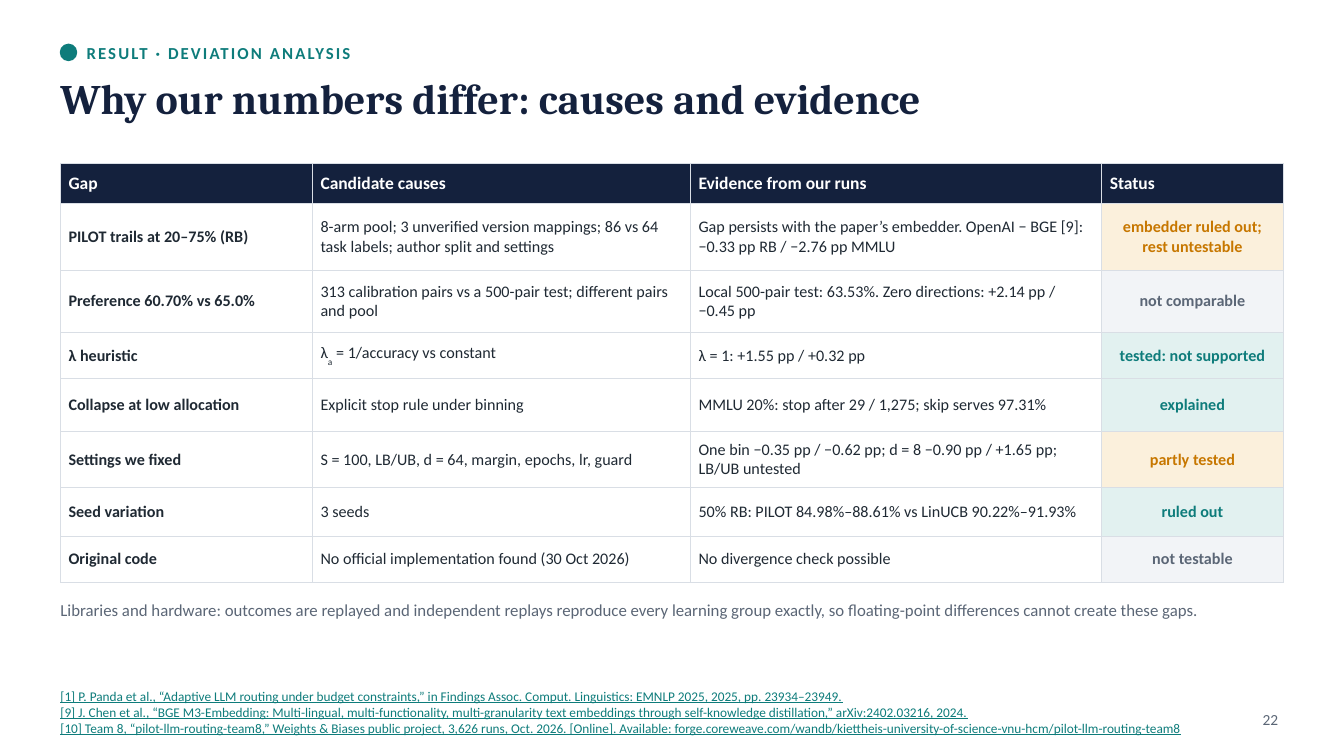
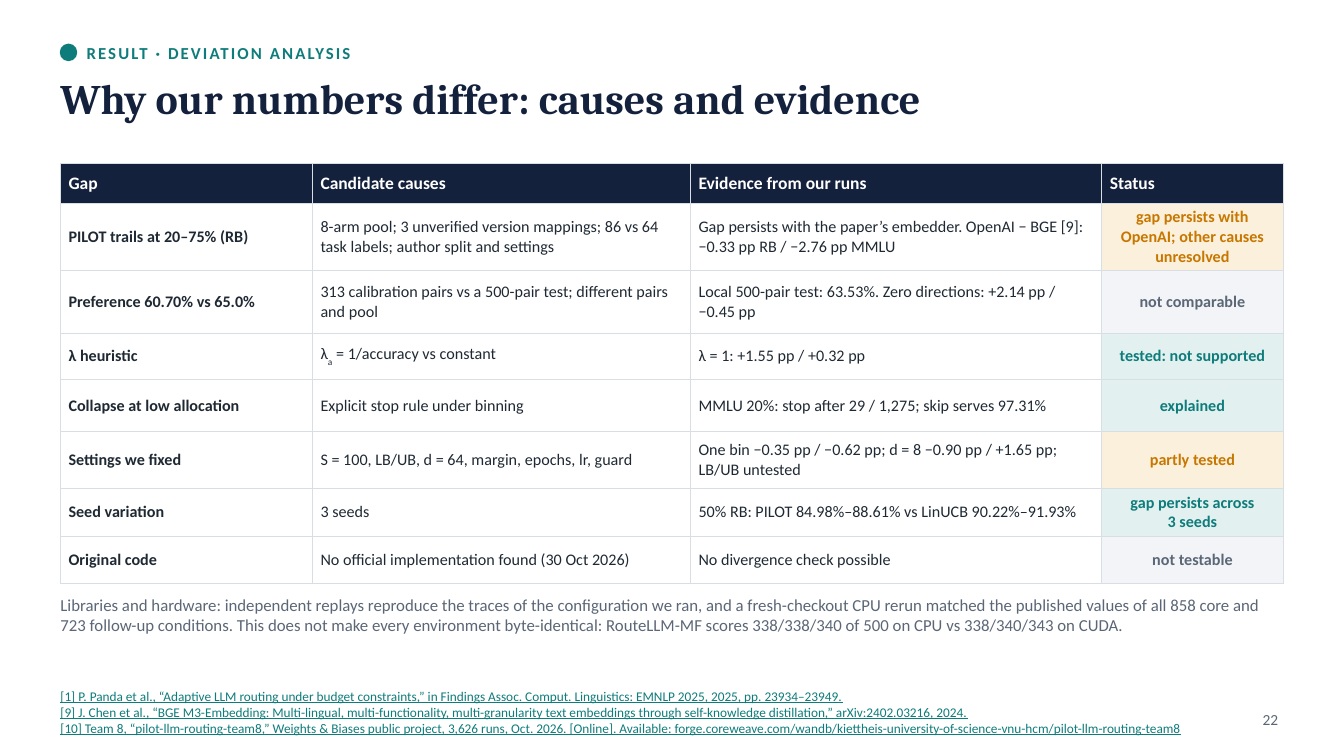
Before and after one commit to kiettheis0702/pilot-llm-routing, a slide deck: slide 22 of midterm/8.pptx. Drawn at 1344x756 pixels with LibreOffice and Linux fonts; fonts in the diff are those of the drawing. Boxes give left, top, right and bottom in pixels: in the first picture for what was removed or moved away, otherwise in the second. Text is boxed around its words. In the diff, an @@ line names an element or a change of style, - is before the commit and + after.

```diff
--- a/midterm/8.pptx
+++ b/midterm/8.pptx
@@ table at box(60, 163, 1284, 572) @@
-row 2, column 4: embedder ruled out; rest untestable
+row 2, column 4: gap persists with OpenAI; other causes unresolved
-row 7, column 4: ruled out
+row 7, column 4: gap persists across 3 seeds
@@ text at box(60, 599, 1259, 634): text changed @@
-Libraries and hardware: outcomes are replayed and independent replays reproduce every learning group exactly, so floating-point differences cannot create these gaps.
+Libraries and hardware: independent replays reproduce the traces of the configuration we ran, and a fresh-checkout CPU rerun matched the published values of all 858 core and 723 follow-up conditions. This does not make every environment byte-identical: RouteLLM-MF scores 338/338/340 of 500 on CPU vs 338/340/343 on CUDA.
```
Also in this commit, not shown: 5 other files.
